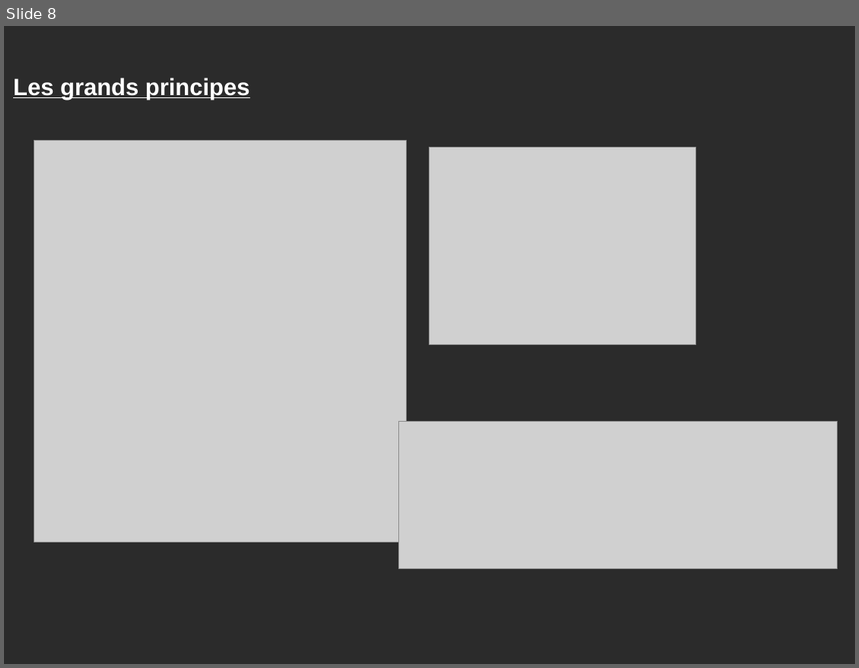
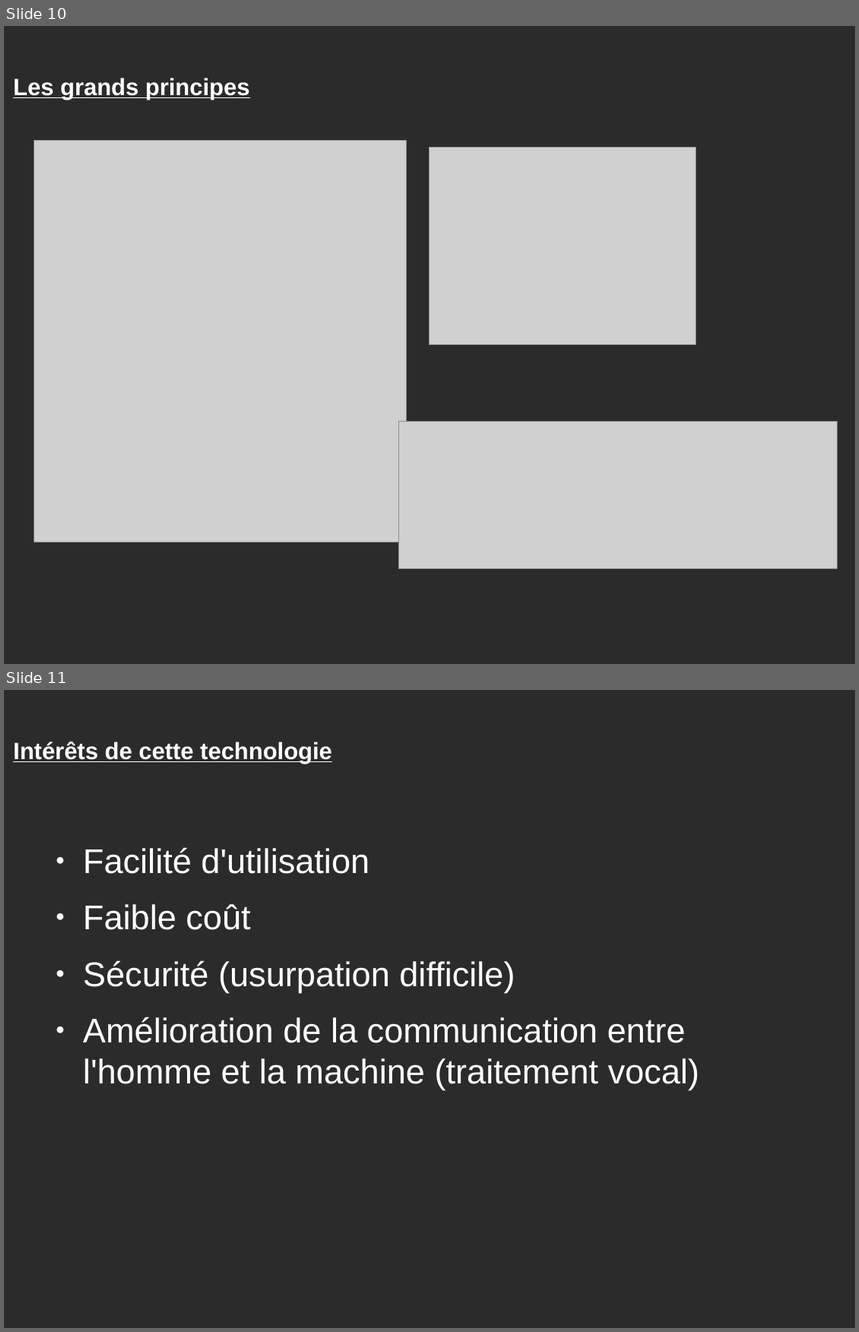
Before and after one commit to oplazzi/mandrin-facial-recognition, a slide deck: presentation/cerri.odp. Shown one above the other, each under a label of ours: slide 8 before the commit, slides 10 and 11 after it. The pictures are 859x668 and 859x1332 pixels, drawn with LibreOffice and Linux fonts; fonts in the diff are those of the drawing; grey boxes stand for pictures; background and template pictures are left out; a plain dark background stands for a picture behind light text. Boxes give left, top, right and bottom in pixels: in the first picture for what was removed or moved away, otherwise in the second. Text is boxed around its words. In the diff, an @@ line names an element or a change of style, - is before the commit and + after.

```diff
--- a/presentation/cerri.odp
+++ b/presentation/cerri.odp
@@ slide 11 added at bbox=[4, 690, 855, 1328], background picture (left out) @@
@@ text added at bbox=[13, 742, 332, 764], 22 pt, text #FFFFFF, bold, underline @@
+Intérêts de cette technologie
@@ text added at bbox=[83, 847, 699, 1091], 32 pt, text #FFFFFF @@
+● Facilité d'utilisation
+● Faible coût
+● Sécurité (usurpation difficile)
+● Amélioration de la communication entre l'homme et la machine (traitement vocal)
@@ what was slide 8 is now slide 10 @@
```
Also in this commit, not shown: 5 other slides added.
